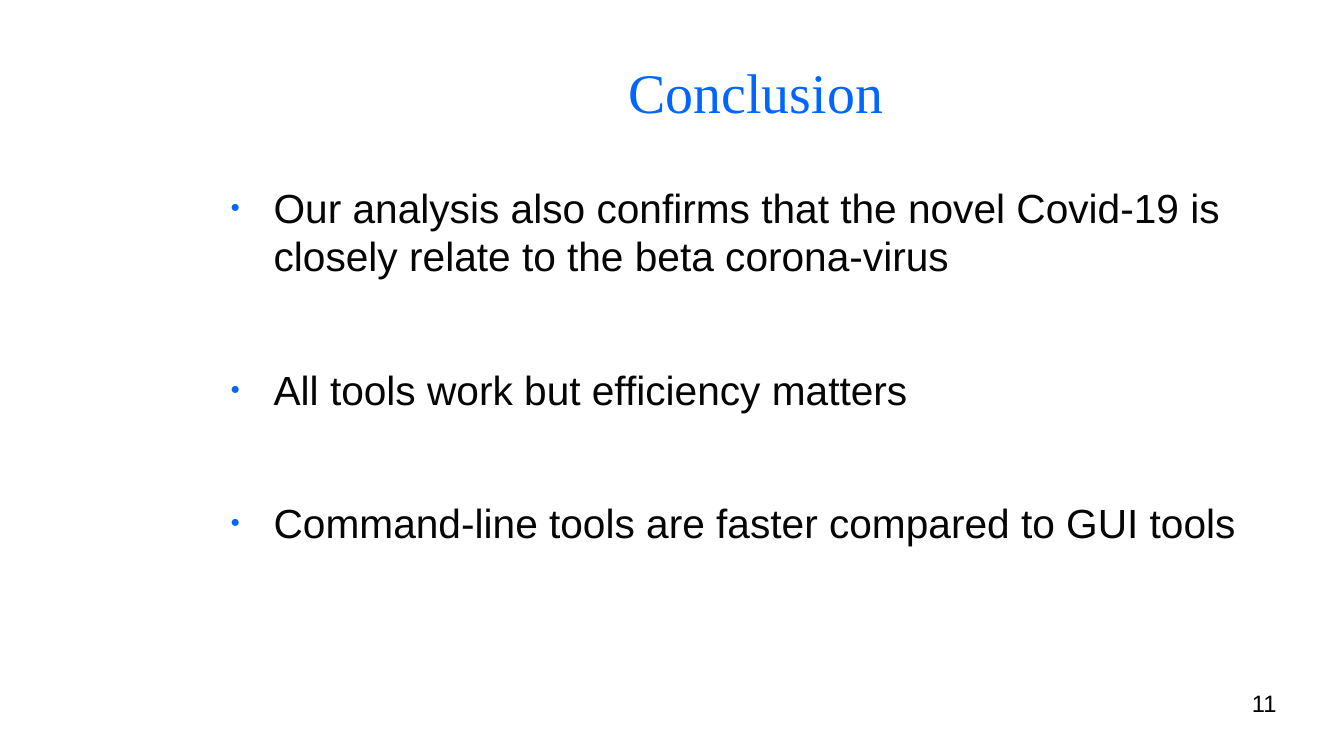
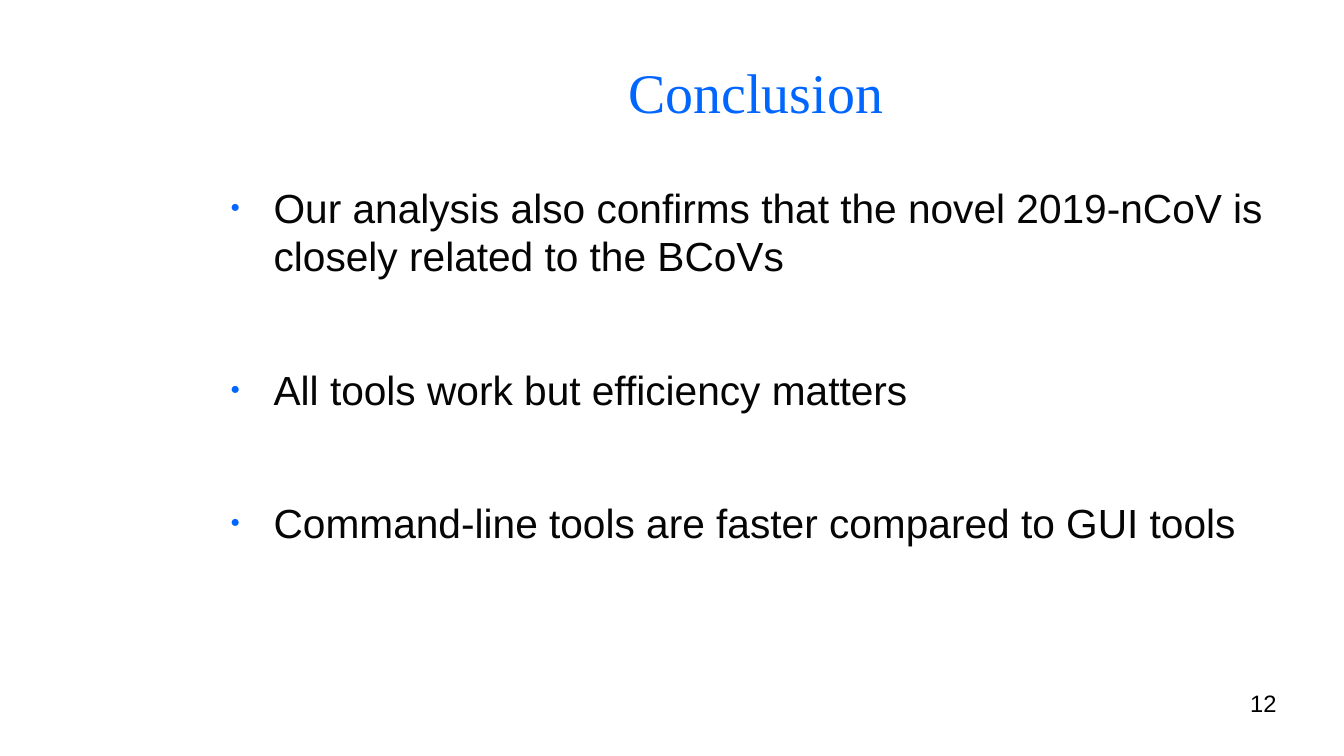
Before and after one commit to BryanAbuchery/Group_Project, a slide deck: slide 12 of Group_presentation.odp (slide 11 before the commit). Drawn at 1344x756 pixels with LibreOffice and Linux fonts; fonts in the diff are those of the drawing; background and template pictures are left out. Boxes give left, top, right and bottom in pixels: in the first picture for what was removed or moved away, otherwise in the second. Text is boxed around its words. In the diff, an @@ line names an element or a change of style, - is before the commit and + after.

```diff
--- a/Group_presentation.odp
+++ b/Group_presentation.odp
@@ text at box(274, 193, 1262, 279): text changed @@
-● Our analysis also confirms that the novel Covid-19 is closely relate to the beta corona-virus
+● Our analysis also confirms that the novel 2019-nCoV is closely related to the BCoVs
@@ page number at box(1250, 695, 1276, 712): text changed @@
-11
+12
```
Also in this commit, not shown: 6 other slides changed, 1 slide added.
